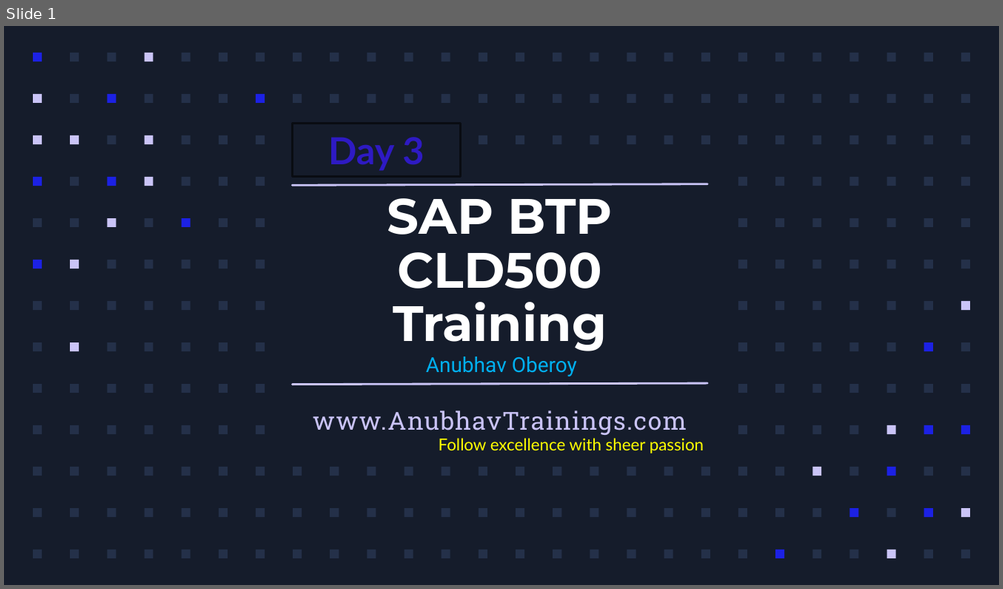
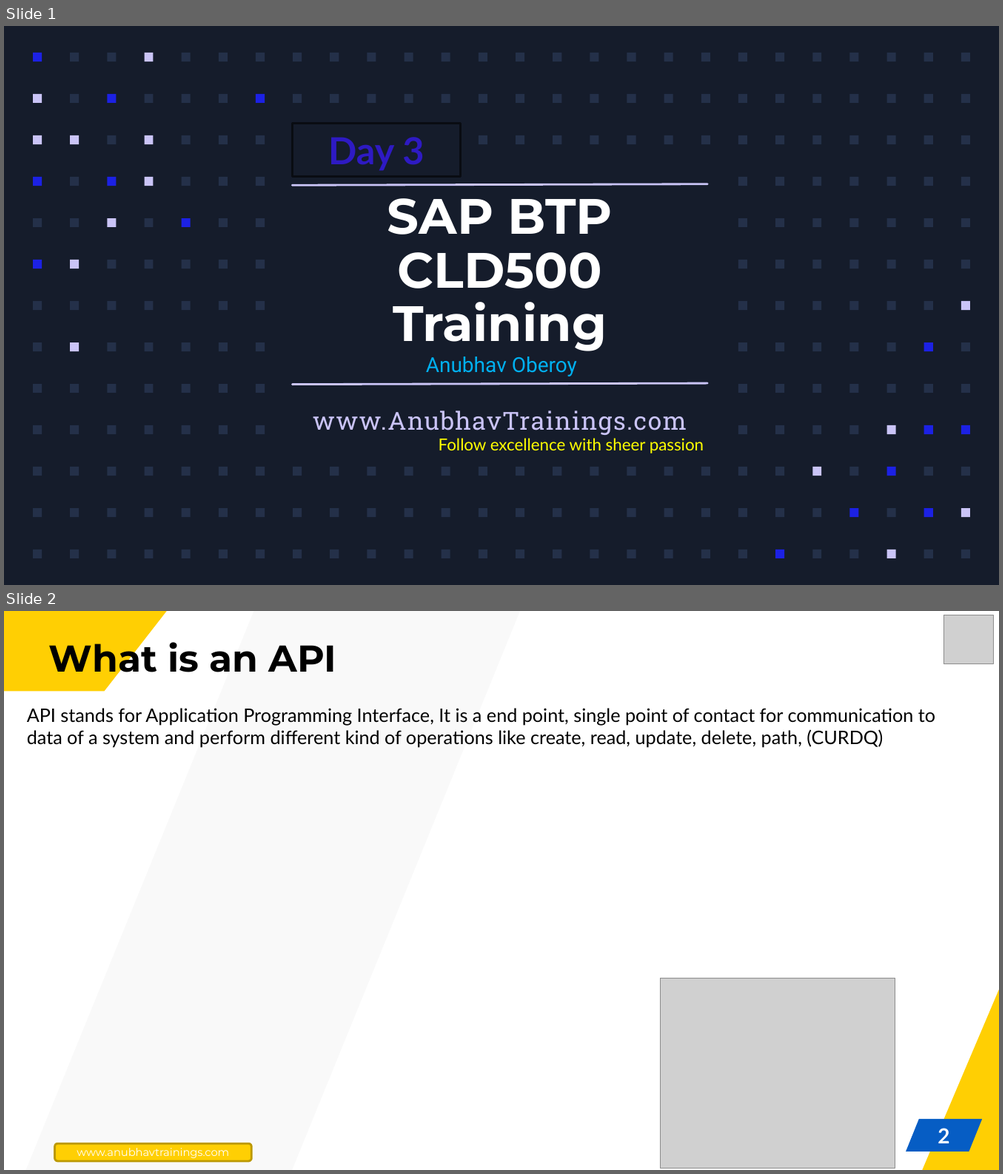
Before and after one commit to soyuztechnologies/BTP_CLD500, a slide deck: Day 3/Day 3.pptx. Shown one above the other, each under a label of ours: slide 1 before the commit, slides 1 and 2 after it. The pictures are 1003x589 and 1003x1174 pixels, drawn with LibreOffice and Linux fonts; fonts in the diff are those of the drawing; grey boxes stand for pictures; background and template pictures are left out. Boxes give left, top, right and bottom in pixels: in the first picture for what was removed or moved away, otherwise in the second. Text is boxed around its words. In the diff, an @@ line names an element or a change of style, - is before the commit and + after.

```diff
--- a/Day 3/Day 3.pptx
+++ b/Day 3/Day 3.pptx
@@ slide 2 added at box(4, 611, 999, 1170), background #FFFFFF @@
@@ freeform shape added at box(4, 611, 167, 691), fill #FFCF03 @@
@@ freeform shape added at box(25, 611, 521, 1170), fill #F2F2F2 at 40% opacity @@
@@ picture added at box(943, 615, 993, 665) @@
@@ title added at box(49, 636, 337, 681), 36 pt, text #000000, bold @@
+What is an API
@@ text added at box(27, 708, 935, 748), 18 pt, text #000000 @@
+API stands for Application Programming Interface, It is a end point, single point of contact for communication to data of a system and perform different kind of operations like create, read, update, delete, path, (CURDQ)
@@ picture added at box(660, 978, 894, 1168) @@
@@ freeform shape added at box(922, 990, 999, 1170), fill #FFCF03 @@
@@ parallelogram added at box(905, 1119, 982, 1152), fill #065DC4 @@
@@ page number added at box(937, 1128, 949, 1144), 20 pt, text #FFFFFF, bold @@
+2
@@ rounded rectangle added at box(55, 1144, 252, 1162), fill #FFCF03, outline #BD9902 2 pt, 10.5 pt, text #FFFFFF @@
+www.anubhavtrainings.com
```
Also in this commit, not shown: 1 slide changed, 10 other slides added, 4 slides removed.
